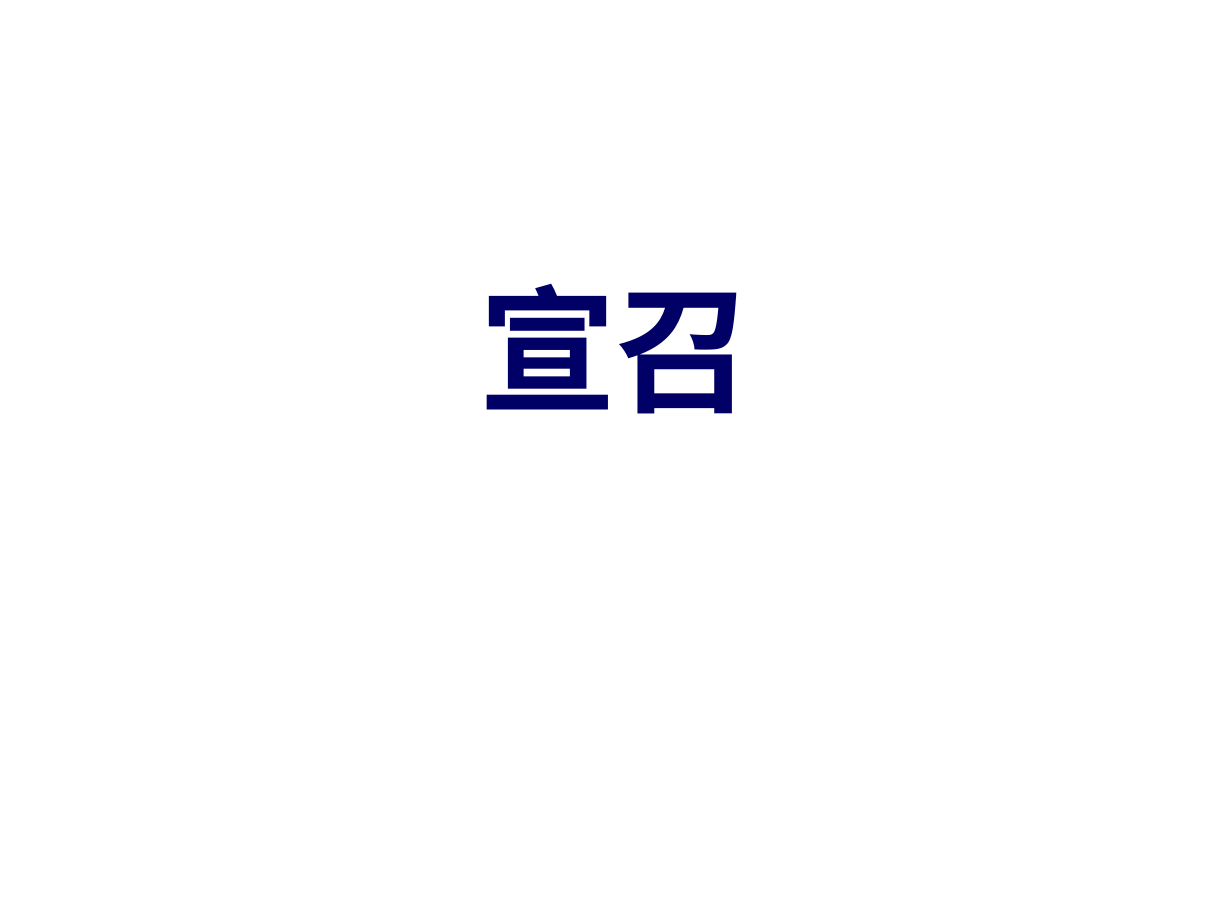
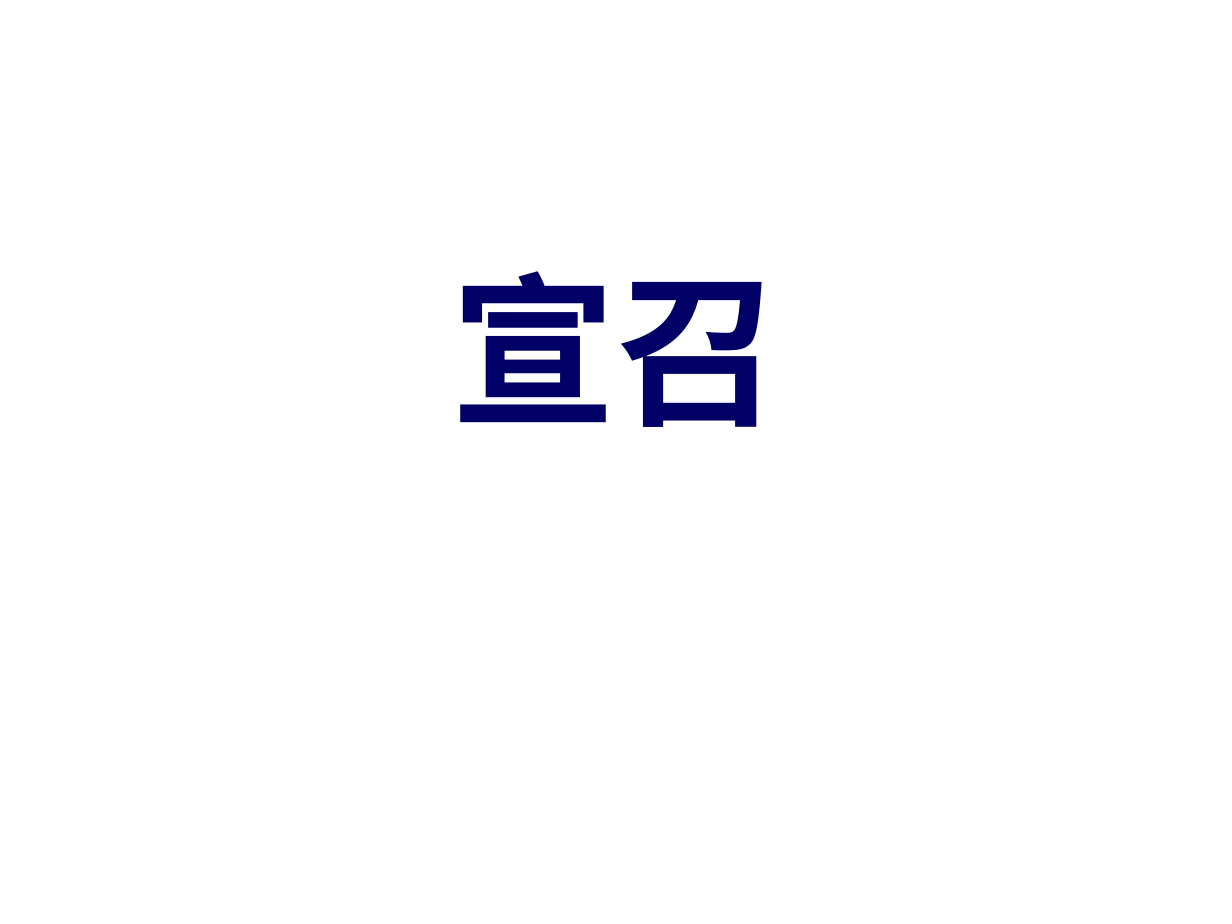
Before and after one commit to batisuoc/other-ppts, a slide deck: slide 1 of 崇拜流程.pptx. Drawn at 1232x924 pixels with LibreOffice and Linux fonts; fonts in the diff are those of the drawing; background and template pictures are left out. Boxes give left, top, right and bottom in pixels: in the first picture for what was removed or moved away, otherwise in the second. Text is boxed around its words. In the diff, an @@ line names an element or a change of style, - is before the commit and + after.

Commit message:
Update fonts

```diff
--- a/崇拜流程.pptx
+++ b/崇拜流程.pptx
@@ title "宣召" at box(452, 271, 781, 427): size 80 to 96 pt @@
```
